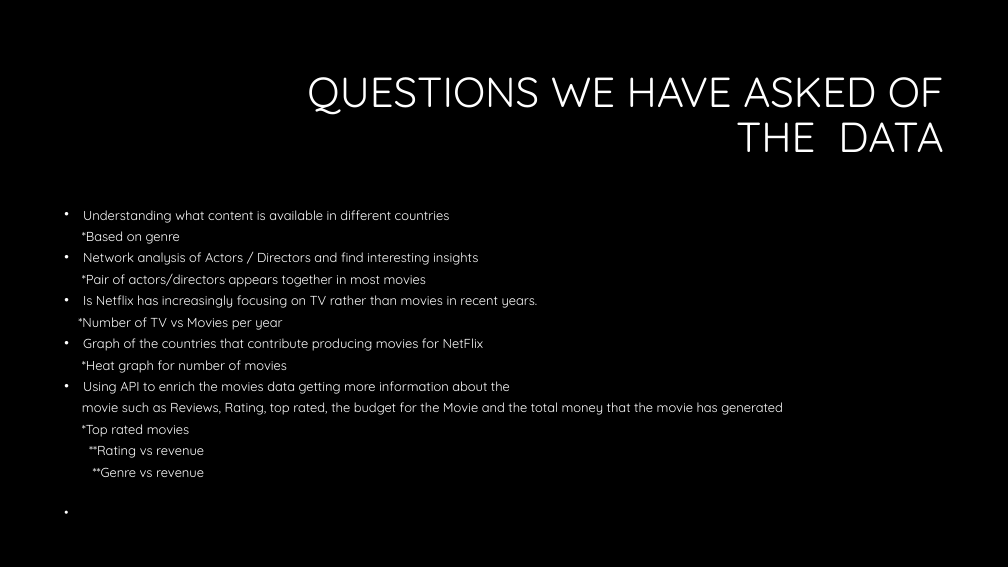
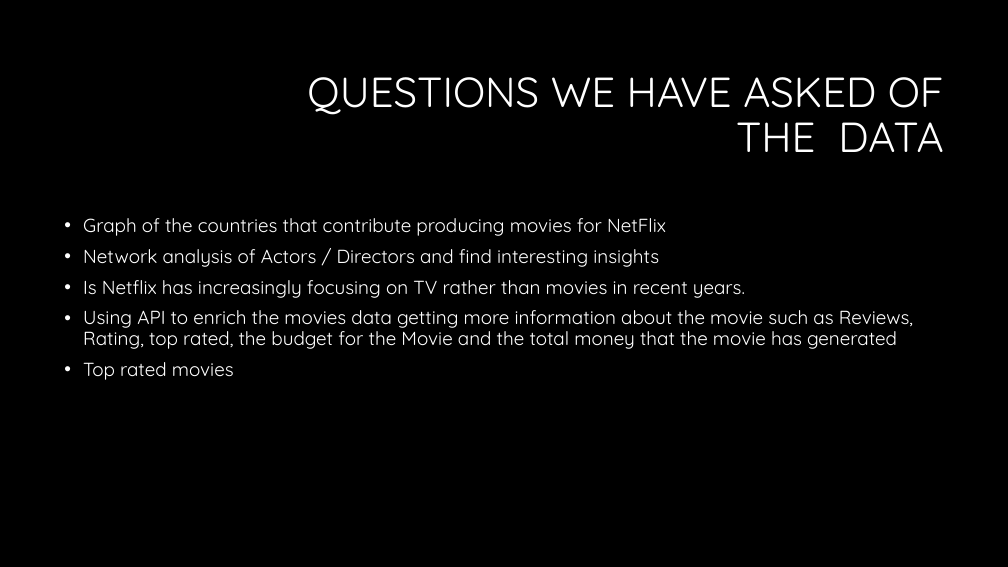
Before and after one commit to ahmadfarouk/Project-Netflix, a slide deck: slide 3 of netflix/The era of Netflix.pptx (slide 5 before the commit). Drawn at 1008x567 pixels with LibreOffice and Linux fonts; fonts in the diff are those of the drawing; background and template pictures are left out. Boxes give left, top, right and bottom in pixels: in the first picture for what was removed or moved away, otherwise in the second. Text is boxed around its words. In the diff, an @@ line names an element or a change of style, - is before the commit and + after.

```diff
--- a/netflix/The era of Netflix.pptx
+++ b/netflix/The era of Netflix.pptx
@@ text at <box>83,218,666,236</box>: text changed; size 12.4 to 18 pt @@
-• Understanding what content is available in different countries
-*Based on genre
+• Graph of the countries that contribute producing movies for NetFlix
@@ text at <box>83,249,745,298</box>: size 12.4 to 18 pt in "Network analysis of Actors / Directors and ...", "Is Netflix has increasingly focusing on TV ..."; line spacing 0.7 to 0.9 @@
@@ text at <box>82,273,426,287</box>: paragraph removed @@
-*Pair of actors/directors appears together in most movies
@@ text at <box>83,310,913,380</box>: text changed; size 12.4 to 18 pt @@
-*Number of TV vs Movies per year
-• Graph of the countries that contribute producing movies for NetFlix
-*Heat graph for number of movies
-• Using API to enrich the movies data getting more information about the
-movie such as Reviews, Rating, top rated, the budget for the Movie and the total money that the movie has generated
-*Top rated movies
-**Rating vs revenue
-**Genre vs revenue
+• Using API to enrich the movies data getting more information about the movie such as Reviews, Rating, top rated, the budget for the Movie and the total money that the movie has generated
+• Top rated movies
```
Also in this commit, not shown: 2 other slides changed, 7 slides added, 6 slides removed, 1 other file.
